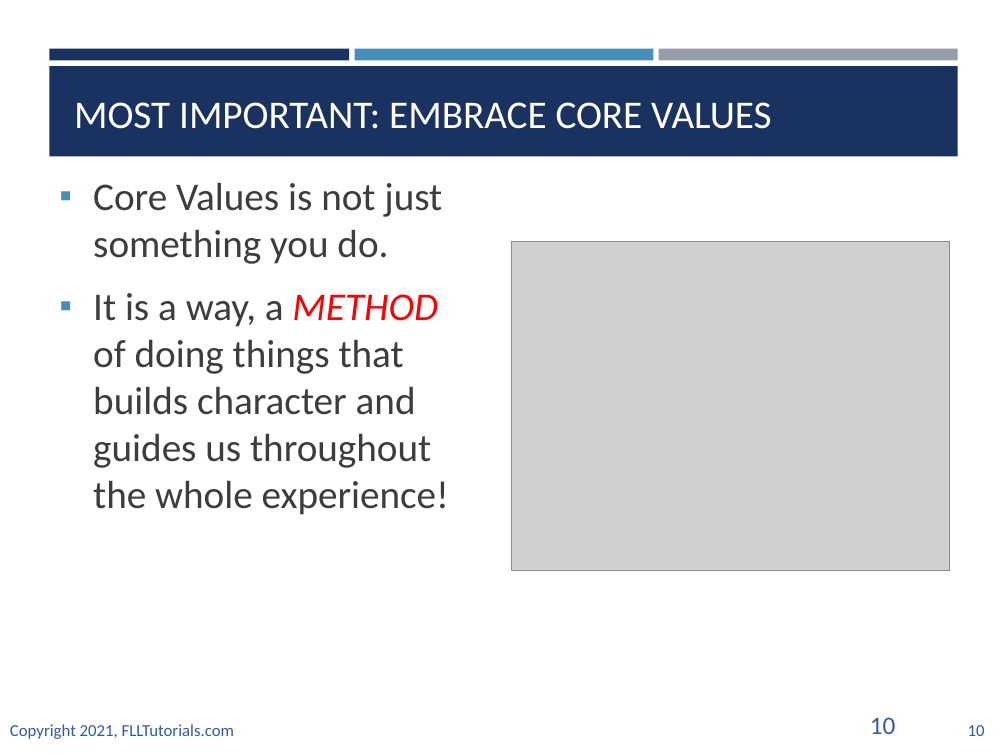
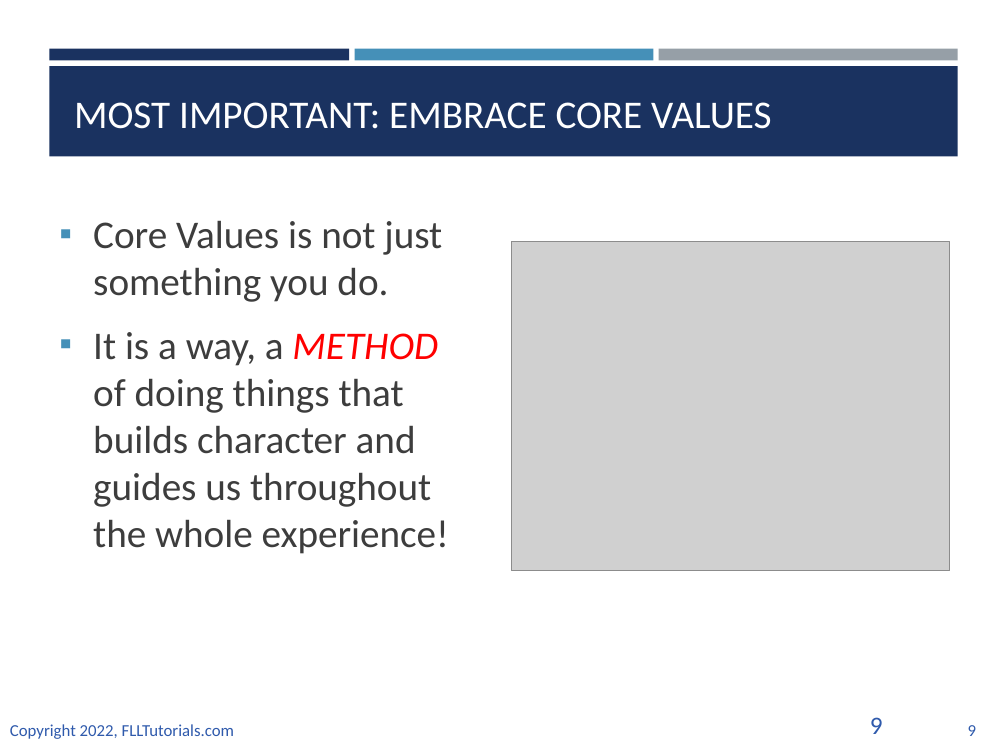
Before and after one commit to ev3lessons/FLL-Tutorials, a slide deck: slide 9 of translations/en-us/CoreValues/IntroductiontoCV.pptx (slide 10 before the commit). Drawn at 1008x756 pixels with LibreOffice and Linux fonts; fonts in the diff are those of the drawing; grey boxes stand for pictures. Boxes give left, top, right and bottom in pixels: in the first picture for what was removed or moved away, otherwise in the second. Text is boxed around its words. In the diff, an @@ line names an element or a change of style, - is before the commit and + after.

```diff
--- a/translations/en-us/CoreValues/IntroductiontoCV.pptx
+++ b/translations/en-us/CoreValues/IntroductiontoCV.pptx
@@ text "Core Values is not just ...": place and size @@
-text "Core Values is not just ..." at bbox=[93, 182, 449, 515]
+text "Core Values is not just ..." at bbox=[93, 220, 449, 554]
@@ page number at bbox=[870, 717, 883, 734]: text changed @@
-10
+9
@@ text at bbox=[10, 724, 234, 739]: text changed @@
-Copyright 2021, FLLTutorials.com
+Copyright 2022, FLLTutorials.com
@@ page number at bbox=[968, 725, 976, 736]: text changed @@
-10
+9
```
Also in this commit, not shown: 8 other slides changed, 1 slide added, 1 slide removed, 4 other files.
